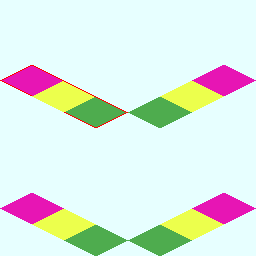
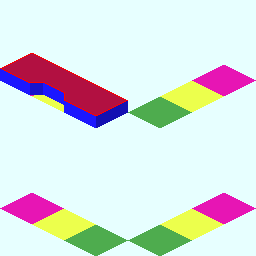
Layers edited between the first and the second (256, 256) image:
added layer "Mark コピー" above "Wall" over (0, 53, 128, 116)
added group "Wall" with 4 layers above "Mark" over (0, 54, 128, 128)
added layer "Top" in group "Wall" over (2, 54, 126, 115)
added layer "Wall_E" in group "Wall" over (96, 101, 128, 128)
added layer "Wall_Se" in group "Wall" over (30, 83, 43, 95)
added layer "Wall_S" in group "Wall" over (0, 69, 96, 128)
added layer "Mark" above "Base_Plate_1x3.png" over (0, 65, 128, 128)
painted on "Base_Plate_1x3.png" over (0, 65, 128, 128)
